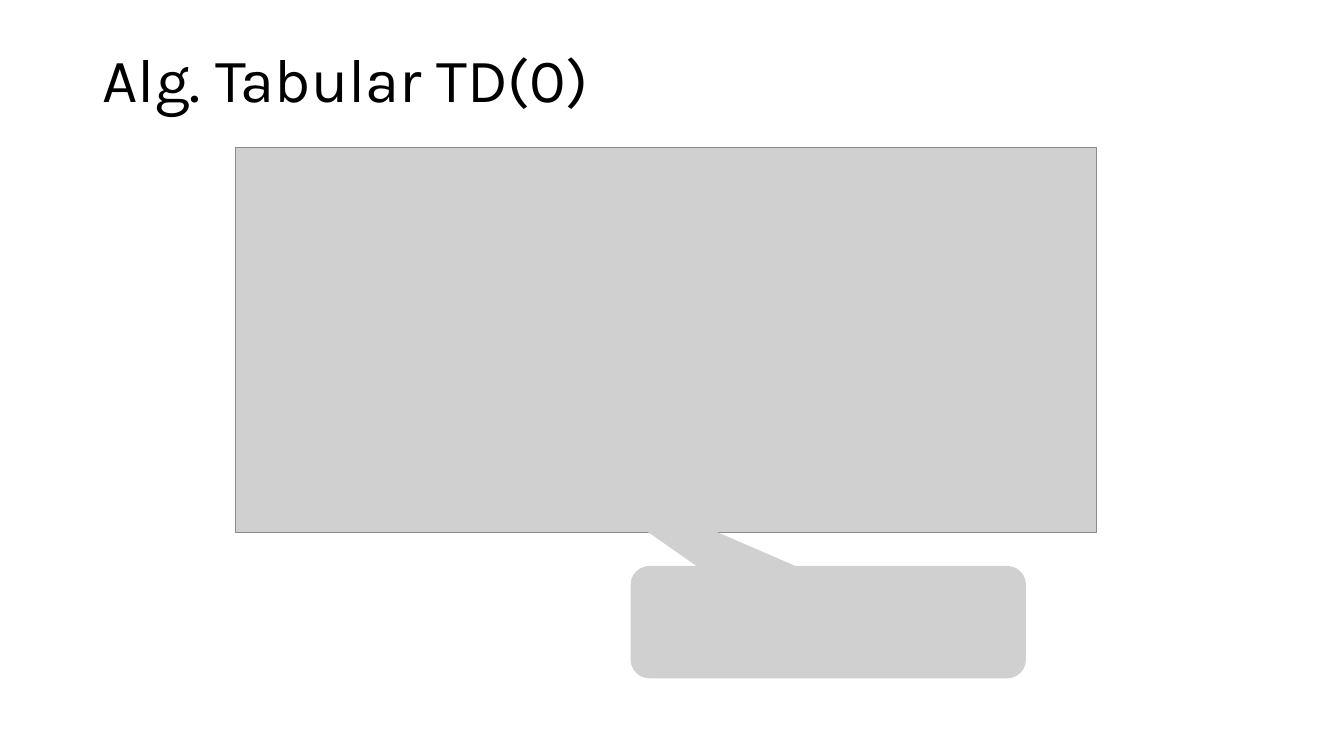
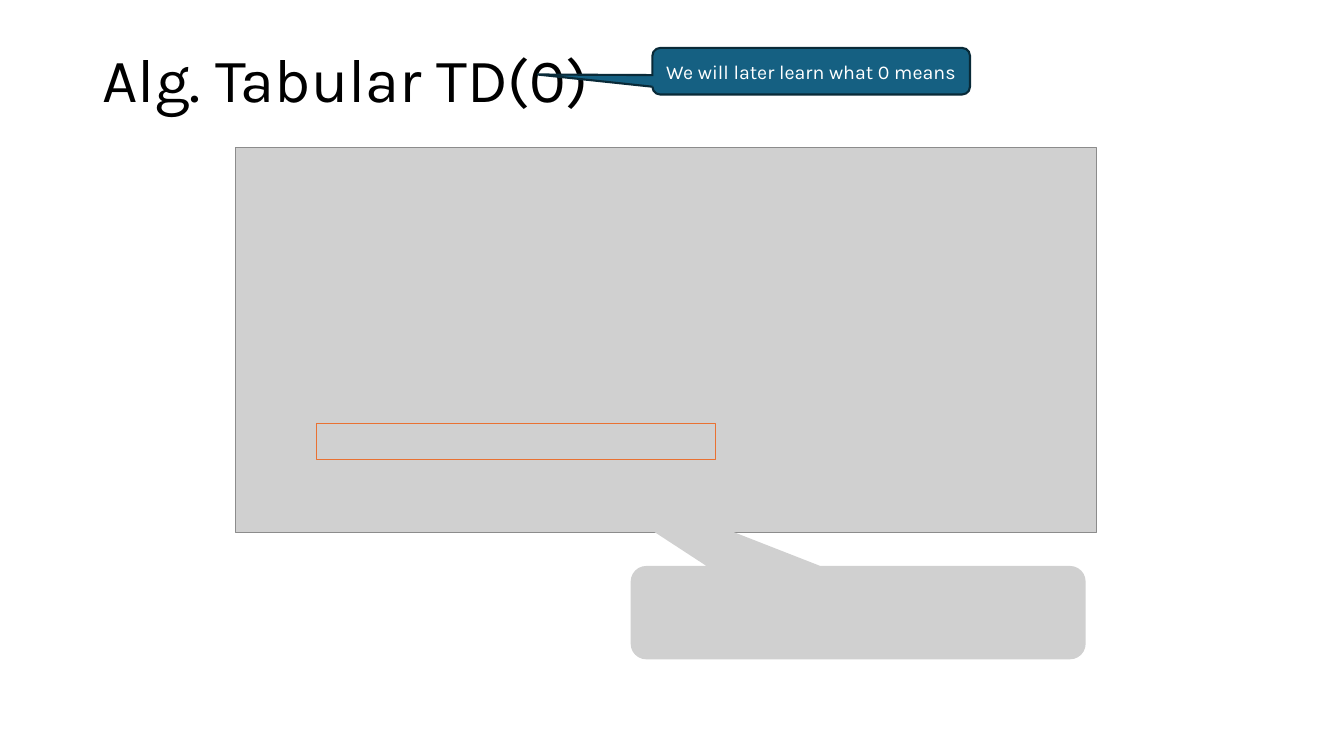
Before and after one commit to mhahsler/Introduction_to_Reinforcement_Learning, a slide deck: slide 8 of slides/Lecture_Chapter06.pptx (slide 7 before the commit). Drawn at 1344x756 pixels with LibreOffice and Linux fonts; fonts in the diff are those of the drawing; grey boxes stand for pictures. Boxes give left, top, right and bottom in pixels: in the first picture for what was removed or moved away, otherwise in the second. Text is boxed around its words. In the diff, an @@ line names an element or a change of style, - is before the commit and + after.

```diff
--- a/slides/Lecture_Chapter06.pptx
+++ b/slides/Lecture_Chapter06.pptx
@@ rounded speech box added at [652,48,970,95], fill #156082, outline #092A39 1.5 pt, 14 pt, text #FFFFFF @@
+We will later learn what 0 means
@@ rectangle added at [317,423,716,459], outline #E97132 0.75 pt @@
@@ picture: place and size @@
-picture at [631,566,1026,678]
+picture at [631,566,1086,659]
```
Also in this commit, not shown: 16 other slides changed, 2 slides added, 7 other files.
